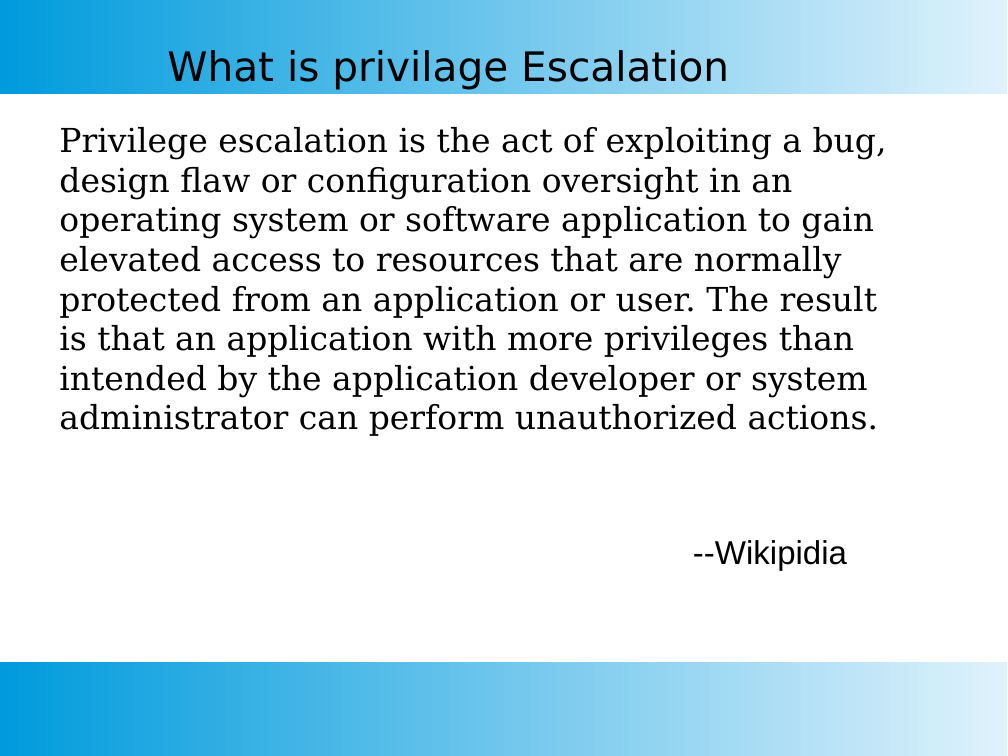
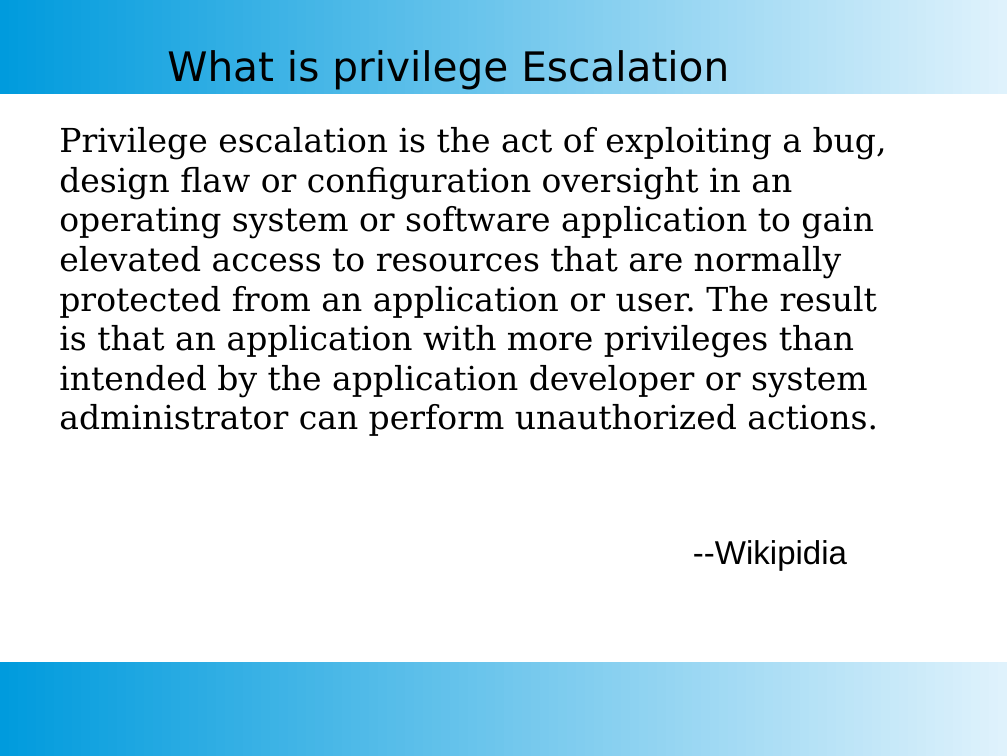
Before and after one commit to SubhajitCode/Seminar, a slide deck: slide 8 of Seminar 02/Seminar 2.pptx. Drawn at 1008x756 pixels with LibreOffice and Linux fonts; fonts in the diff are those of the drawing. Boxes give left, top, right and bottom in pixels: in the first picture for what was removed or moved away, otherwise in the second. Text is boxed around its words. In the diff, an @@ line names an element or a change of style, - is before the commit and + after.

```diff
--- a/Seminar 02/Seminar 2.pptx
+++ b/Seminar 02/Seminar 2.pptx
@@ text at (167, 50, 729, 89): text changed @@
-What is privilage Escalation
+What is privilege Escalation
```
Also in this commit, not shown: 25 other slides changed, 1 slide added, 8 other files.
